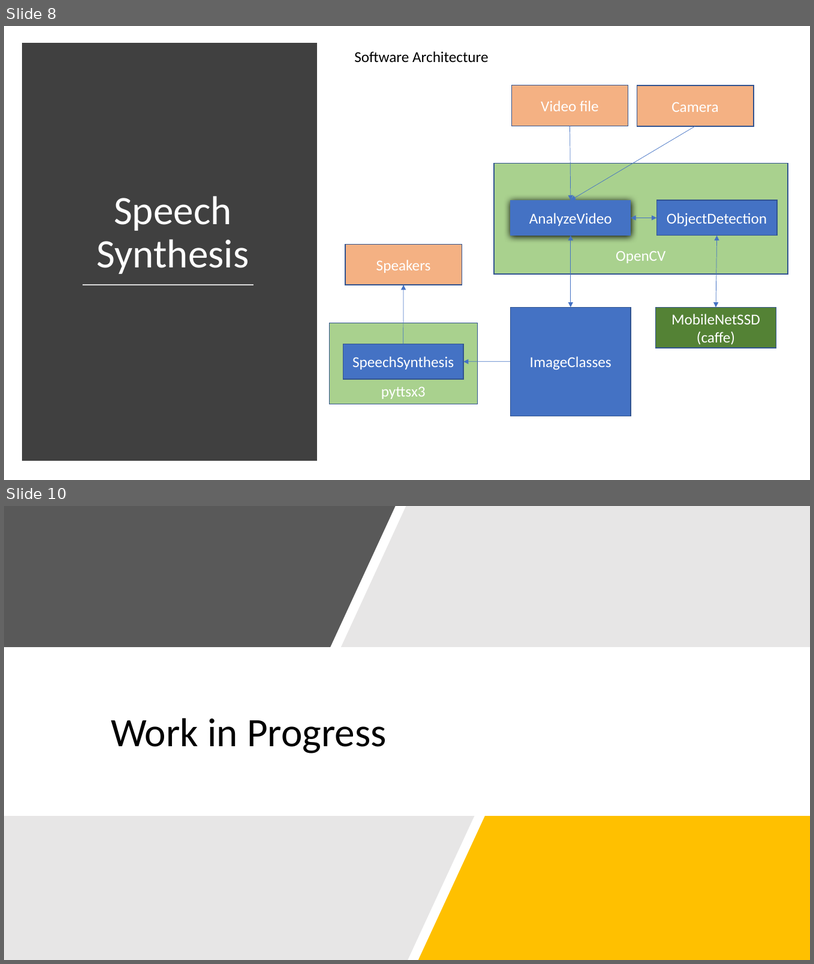
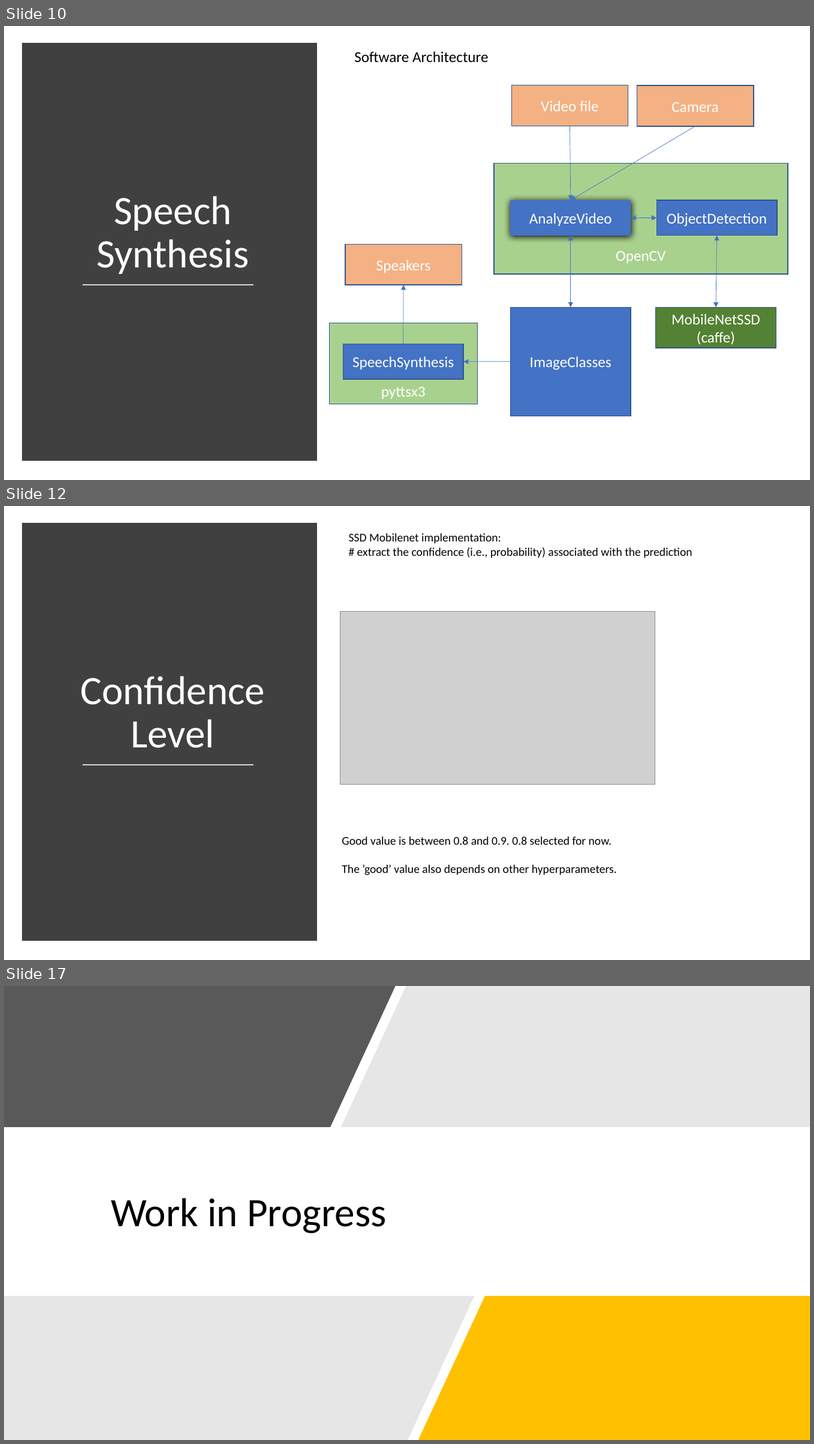
Before and after one commit to SakariLampola/Thesis, a slide deck: presentations/Audit 20180301.pptx. Shown one above the other, each under a label of ours: slides 8 and 10 before the commit, slides 10, 12 and 17 after it; the slides between them are not shown. The pictures are 814x964 and 814x1444 pixels, drawn with LibreOffice and Linux fonts; fonts in the diff are those of the drawing; grey boxes stand for pictures. Boxes give left, top, right and bottom in pixels: in the first picture for what was removed or moved away, otherwise in the second. Text is boxed around its words. In the diff, an @@ line names an element or a change of style, - is before the commit and + after.

Commit message:
20180118
Confidence level, presentation

```diff
--- a/presentations/Audit 20180301.pptx
+++ b/presentations/Audit 20180301.pptx
@@ slide 12 added at [4,506,810,960], background #FFFFFF @@
@@ rectangle added at [26,527,313,936], fill #404040, outline #404040 10 pt @@
@@ text added at [349,533,692,558], 14 pt, text #000000 @@
+SSD Mobilenet implementation:
+# extract the confidence (i.e., probability) associated with the prediction
@@ picture added at [341,611,656,784] @@
@@ text added at [81,676,265,748], 48 pt, text #FFFFFF @@
+Confidence Level
@@ line added from (83, 765) to (254, 765), #D9D9D9 1.75 pt @@
@@ text added at [342,836,617,875], 14 pt, text #000000 @@
+Good value is between 0.8 and 0.9. 0.8 selected for now.
+The ’good’ value also depends on other hyperparameters.
@@ what was slide 8 is now slide 10 @@
@@ what was slide 10 is now slide 17 @@
```
Also in this commit, not shown: 1 slide changed, 6 other slides added, 11 other files.
